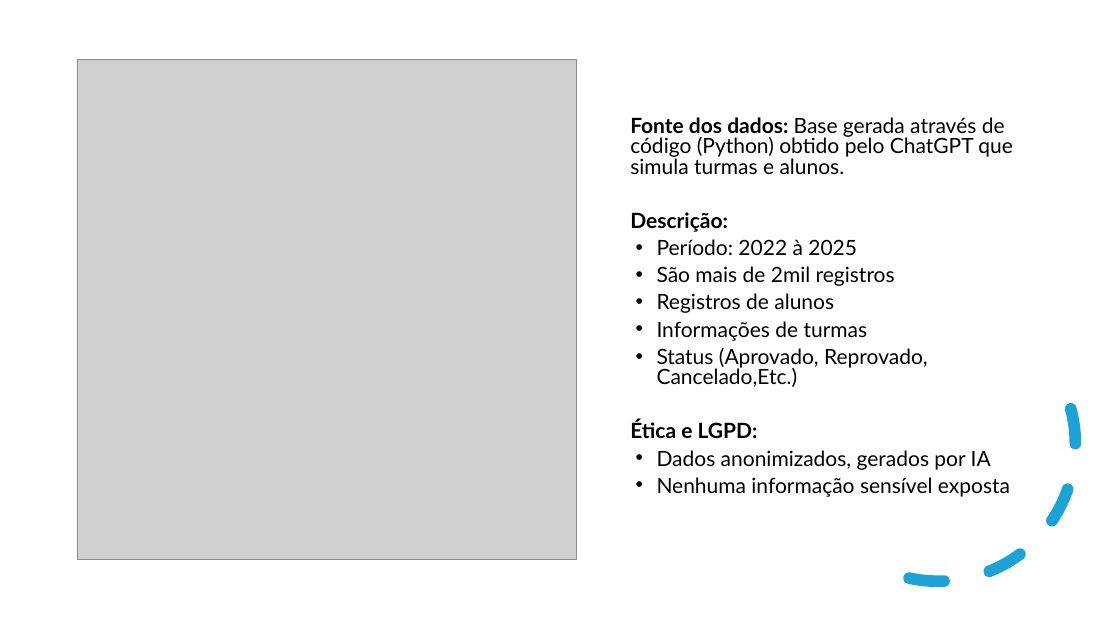
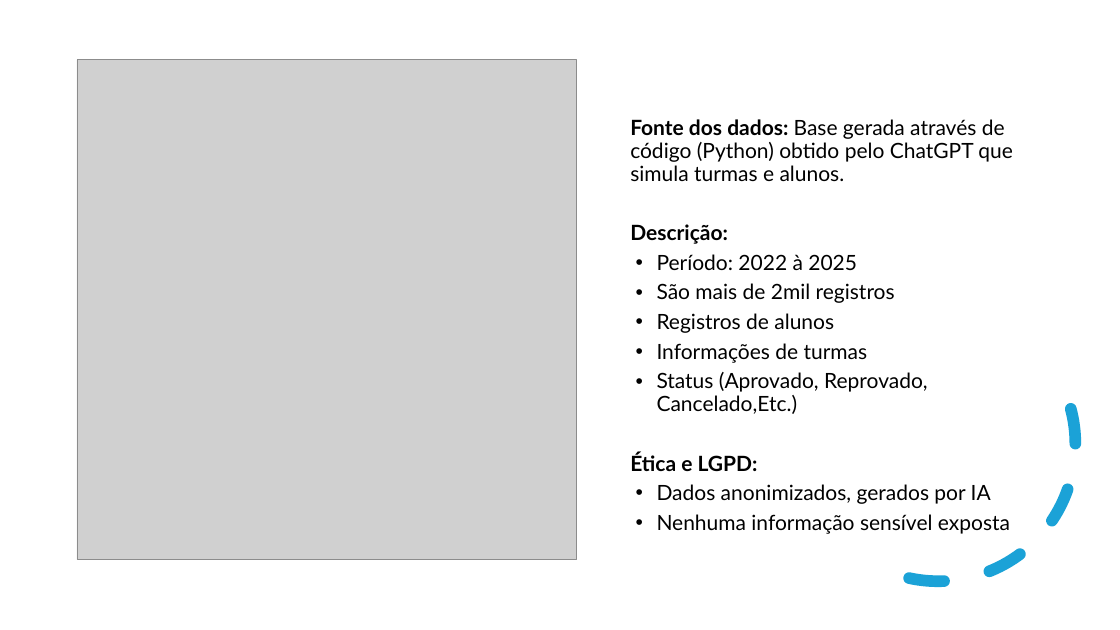
Before and after one commit to aneguimaraestf/CursoSenac20250791, a slide deck: slide 3 of Projeto Integrador/Projeto Integrador Ariane.pptx. Drawn at 1120x630 pixels with LibreOffice and Linux fonts; fonts in the diff are those of the drawing; grey boxes stand for pictures. Boxes give left, top, right and bottom in pixels: in the first picture for what was removed or moved away, otherwise in the second. Text is boxed around its words. In the diff, an @@ line names an element or a change of style, - is before the commit and + after.

Commit message:
Organização

```diff
--- a/Projeto Integrador/Projeto Integrador Ariane.pptx
+++ b/Projeto Integrador/Projeto Integrador Ariane.pptx
@@ text "Fonte dos dados: Base gerada ..." at (x1=630, y1=119, x2=1013, y2=530): line spacing 0.8 to 0.9 @@
```
